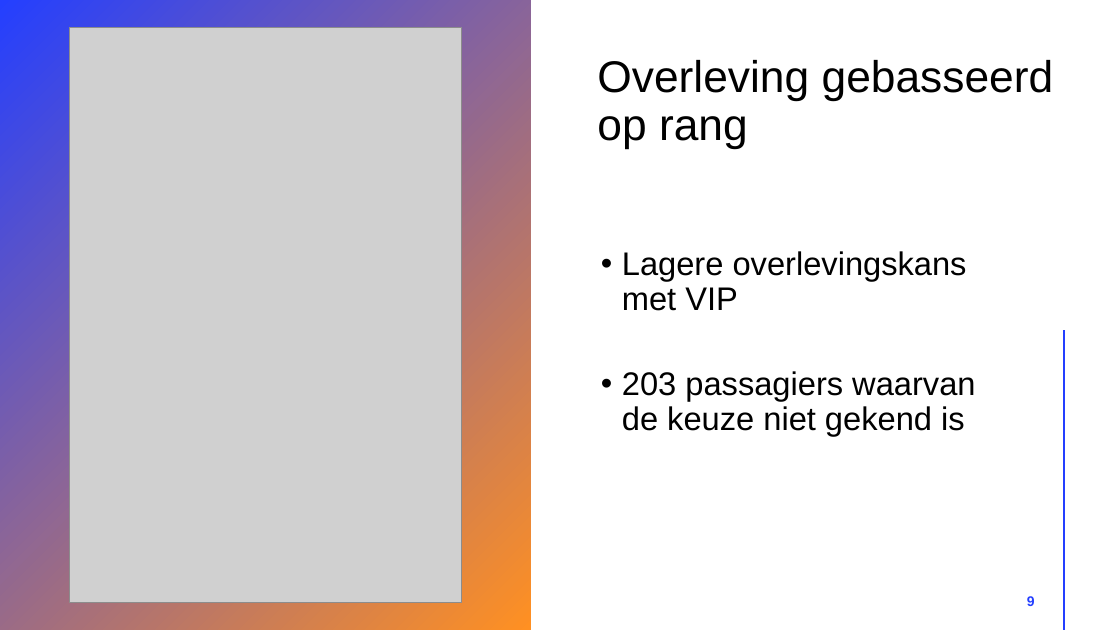
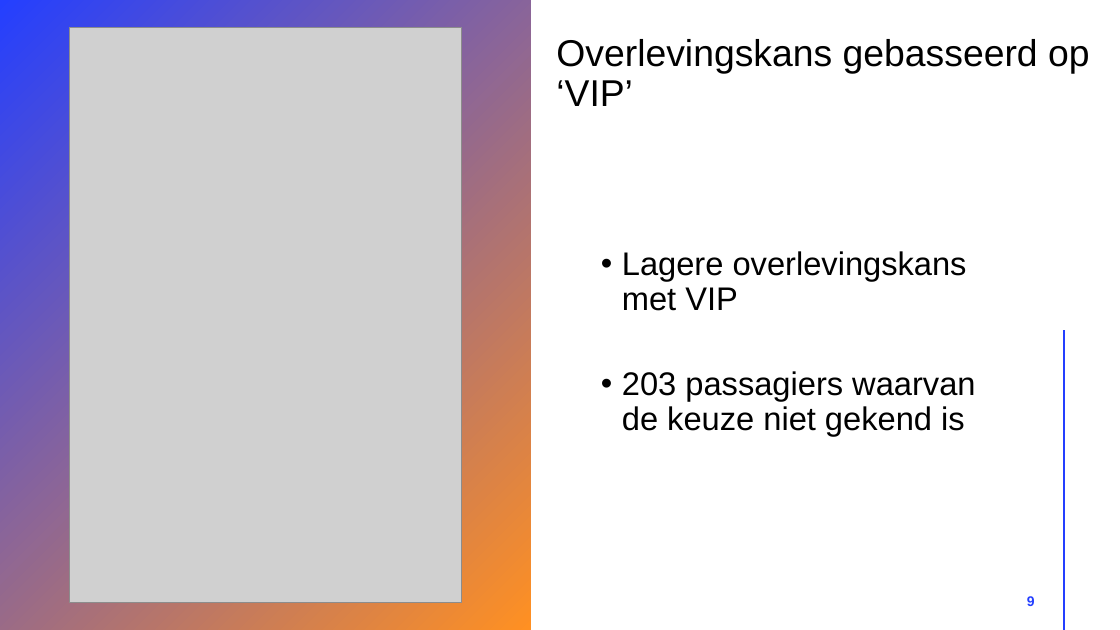
Before and after one commit to robinmonsere/Spaceship-Titanic, a slide deck: slide 9 of Documents/Spaceship titanic.pptx. Drawn at 1120x630 pixels with LibreOffice and Linux fonts; fonts in the diff are those of the drawing; grey boxes stand for pictures. Boxes give left, top, right and bottom in pixels: in the first picture for what was removed or moved away, otherwise in the second. Text is boxed around its words. In the diff, an @@ line names an element or a change of style, - is before the commit and + after.

```diff
--- a/Documents/Spaceship titanic.pptx
+++ b/Documents/Spaceship titanic.pptx
@@ text added at <box>556,39,1090,106</box>, 32 pt, text #000000 @@
+Overlevingskans gebasseerd op ‘VIP’
@@ title removed at <box>597,60,1054,149</box> @@
-Overleving gebasseerd op rang
```
Also in this commit, not shown: 6 other slides changed, 1 slide added, 1 other file.
